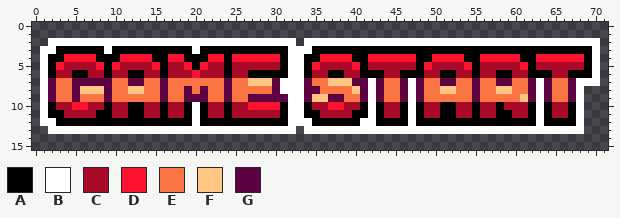
Sprite sheet: UI/word_art/GAME_START.png. The first picture shows the starting point.
The file is 72x16 pixels.
Palette (. is transparent): A #000000  B #ffffff  C #a80a27  D #ff1230  E #fa7444  F #ffc583  G #5e0241
Pixels before, first column x 1:
 2 .BBBBBBBBBBBBBBBBBBBBBBBBBBBBBBB.BBBBBBBBBBBBBBBBBBBBBBBBBBBBBBBBBBBBB
 3 BBAAAAAABAAAAAAAAAABAAAAAAAAAAABBBAAAAAAAAAAAAAAAAAAAAAAAAAAAAAAAAAAAB
 4 BAADDDDAAADDDDAADDAAADDADDDDDDABBAADDDDAADDDDDDAADDDDAADDDDDAADDDDDDAB
 5 BADCCCCDADCCCCDACCDADCCACCCCCCABBADCCCCDACCCCCCADCCCCDACCCCCDACCCCCCAB
 6 BACCAACCACCAACCACCCDCCCACCAAAAABBACCAACCAAACCAAACCAACCACCAACCAAACCAAAB
 7 BGEEGGGGGEEGGEEGEEEEEEEGEEFFFGBBBGEEFFFGGBGEEGBGEEGGEEGEEGGEEGBGEEGBBB
 8 BGEEGFFFGEEFFEEGEEGEGEEGEEEEEGBBBGGEEEEFGBGEEGBGEEFFEEGEEFFEEGBGEEGB..
 9 BGEEGEEEGEEEEEEGEEGGGEEGEEGGGGGBBGFFGGEEGBGEEGBGEEEEEEGEEEEEFGBGEEGB..
10 BACCDDCCACCAACCACCABACCACCDDDDABBACCDDCCABACCABACCAACCACCACCCABACCAB..
11 BAACCCCAACCAACCACCABACCACCCCCCABBAACCCCAABACCABACCAACCACCAACCABACCAB..
12 BBAAAAAAAAAAAAAAAAABAAAAAAAAAAABBBAAAAAABBAAAABAAAAAAAAAAAAAAABAAAAB..
13 .BBBBBBBBBBBBBBBBBBBBBBBBBBBBBBB.BBBBBBBBBBBBBBBBBBBBBBBBBBBBBBBBBBB..
After the commit:
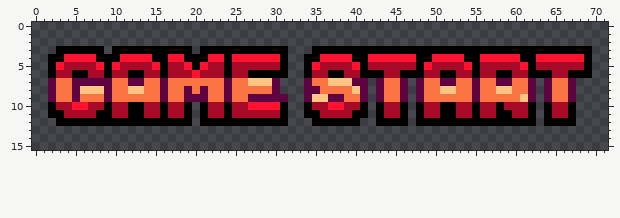
Edits made:
Changed rows in their new state; - is an unchanged pixel.
first column x 1:
 2 -...............................-.....................................
 3 ..------.----------.-----------...-----------------------------------.
 4 .------------------------------..------------------------------------.
 5 .------------------------------..------------------------------------.
 6 .------------------------------..------------------------------------.
 7 .-----------------------------...--------.----.---------------.----...
 8 .-----------------------------...--------.----.---------------.----.--
 9 .------------------------------..--------.----.---------------.----.--
10 .------------------.-----------..--------.----.---------------.----.--
11 .------------------.-----------..--------.----.---------------.----.--
12 ..-----------------.-----------...------..----.---------------.----.--
13 -...............................-...................................--
Pixel boxes of the changes (left, top, right, bottom) in both pictures:
erased: (40, 38, 600, 134)
